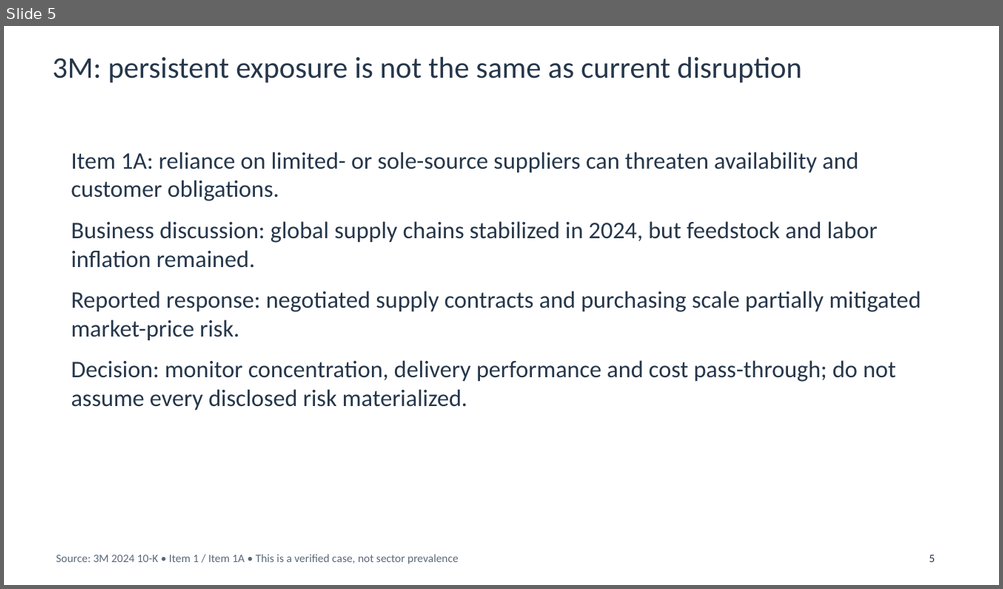
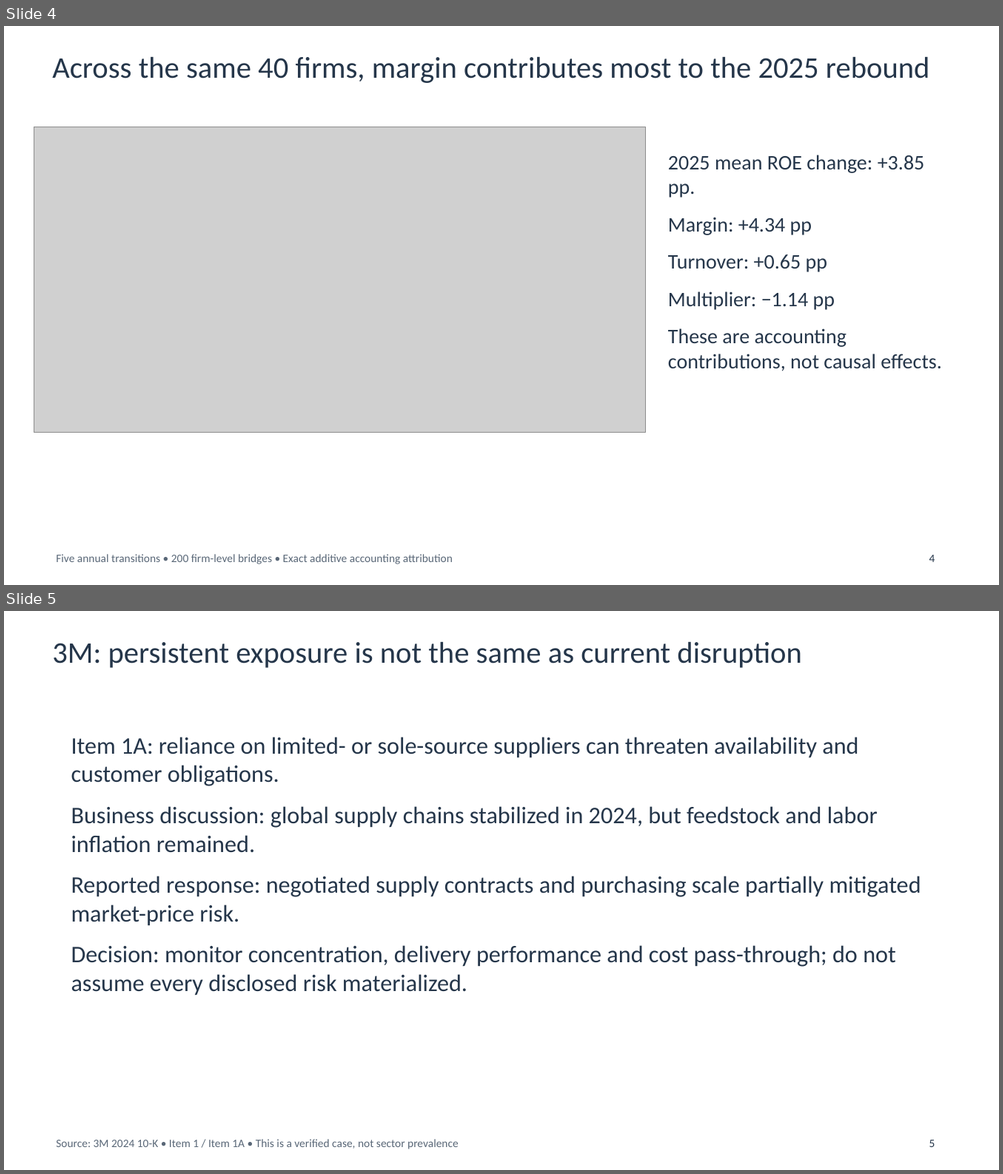
Before and after one commit to chocojawns/DA401, a slide deck: presentations/homework5_team/Homework5_Team_10_Slides.pptx. Shown one above the other, each under a label of ours: slide 5 before the commit, slides 4 and 5 after it. The pictures are 1003x589 and 1003x1174 pixels, drawn with LibreOffice and Linux fonts; fonts in the diff are those of the drawing; grey boxes stand for pictures. Boxes give left, top, right and bottom in pixels: in the first picture for what was removed or moved away, otherwise in the second. Text is boxed around its words. In the diff, an @@ line names an element or a change of style, - is before the commit and + after.

Commit message:
Expand healthcare briefing to all eligible firms and annual DuPont contributions

```diff
--- a/presentations/homework5_team/Homework5_Team_10_Slides.pptx
+++ b/presentations/homework5_team/Homework5_Team_10_Slides.pptx
@@ slide 4 added at (4, 26, 999, 585), background #FFFFFF @@
@@ text added at (52, 56, 930, 83), 29 pt, text #25364A @@
+Across the same 40 firms, margin contributes most to the 2025 rebound
@@ picture added at (34, 127, 646, 432) @@
@@ text added at (668, 155, 942, 372), 20 pt, text #25364A @@
+2025 mean ROE change: +3.85 pp.
+Margin: +4.34 pp
+Turnover: +0.65 pp
+Multiplier: −1.14 pp
+These are accounting contributions, not causal effects.
@@ text added at (56, 554, 452, 565), 11 pt, text #596777 @@
+Five annual transitions • 200 firm-level bridges • Exact additive accounting attribution
@@ text added at (929, 555, 935, 562), 11 pt, text #25364A @@
+4
```
Also in this commit, not shown: 1 slide changed, 1 other slide added, 2 slides removed, 11 other files.
